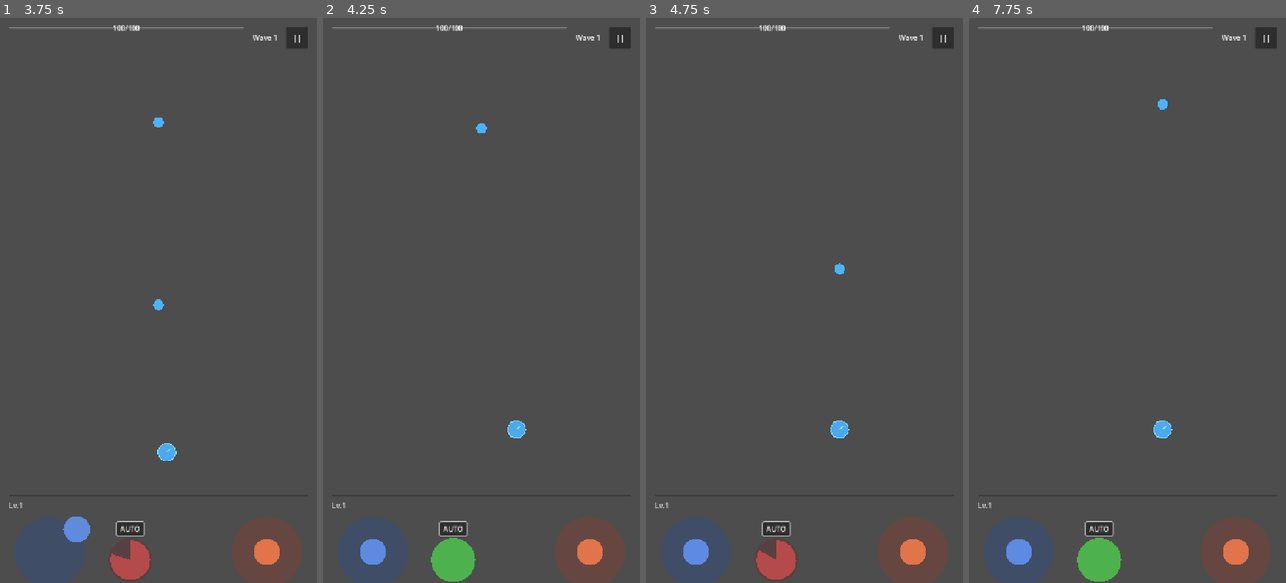
Above: before the commit, frames 1-4 (left to right).
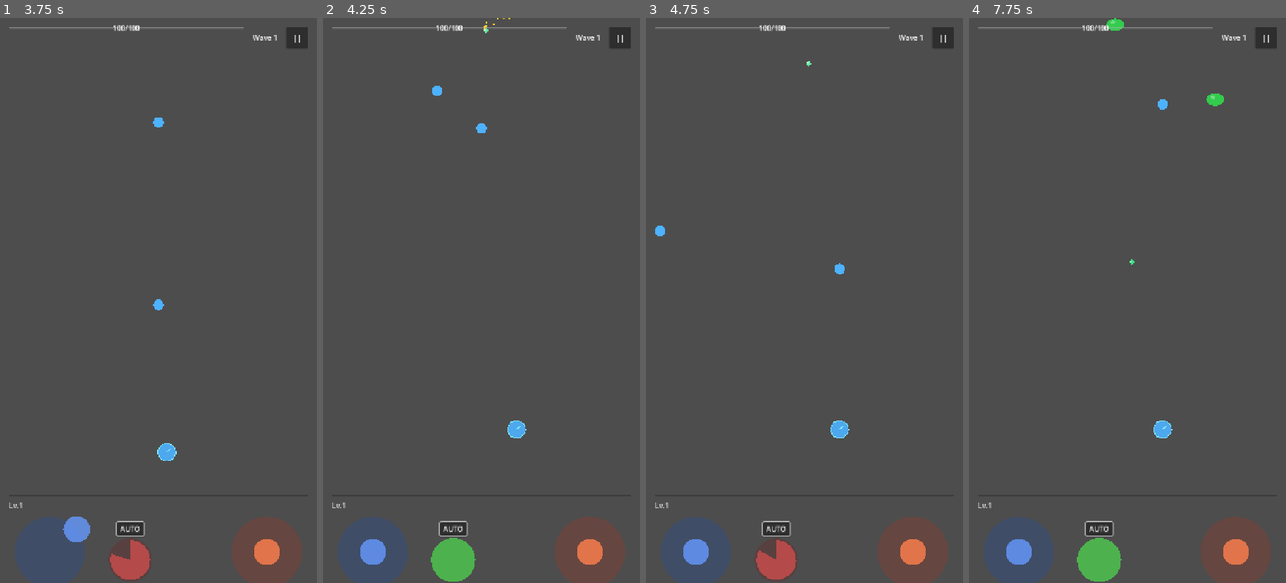
Above: after the commit, the same moments.

Repository: Randroids-Dojo/GoPit
Game: Godot game, scene res://scenes/game.tscn
The game is run twice, just before and just after one commit, with the same random seed, the same clock (stepped at 60 frames per second) and the same inputs.
Inputs (mouse positions are in pixels of both pictures, inside the frame that each line leads up to):
- Up to frame 1 (3.75 s): click "START" at 0.5 s; click "||" at 1.25 s; click "Resume" at 2 s; click "AUTO" at 2.75 s; tap Enter at 3.5 s; drag from (50, 554) to (158, 458) at 3.52 s
- Up to frame 2 (4.25 s): no input
- Up to frame 3 (4.75 s): drag from (775, 560) to (839, 430) at 4.27 s
- Up to frame 4 (7.75 s): move the mouse to (1235, 554) at 5.02 s; hold Right 5.03-5.75 s; tap Backspace at 5.1 s; click (1235, 554) at 5.17 s; drag from (1111, 413) to (1032, 215) at 5.77 s; move the mouse to (1222, 385) at 6.52 s; hold Left 6.53-7.25 s; tap Ctrl at 6.6 s; tap Space at 6.77, 7.07 s; drag from (1032, 215) to (1162, 430) at 7.27 s

Frame 1 is identical in both runs. In frame 2, less than 0.1% of the frame differs, in the area x 34-60%, y 0-14%; in frame 3, less than 0.1%; in frame 4, 0.2%, in the area x 43-81%, y 0-44%.
Error before the commit: Parse Error: Could not resolve class "EnemyBase". (res://scripts/entities/enemies/bat.gd:1)

Commit message:
Fix StatusEffect class loading - use _init instead of static factory

Diff:
--- a/scripts/effects/status_effect.gd
+++ b/scripts/effects/status_effect.gd
@@ -18,12 +18,9 @@
 var tick_timer: float = 0.0
 
 
-static func create(effect_type: Type):  # -> StatusEffect (can't use return type in static)
-	var script := load("res://scripts/effects/status_effect.gd")
-	var effect = script.new()
-	effect.type = effect_type
-	effect._configure()
-	return effect
+func _init(effect_type: Type = Type.BURN) -> void:
+	type = effect_type
+	_configure()
 
 
 func _configure() -> void:
--- a/scripts/entities/ball.gd
+++ b/scripts/entities/ball.gd
@@ -193,7 +193,7 @@
 		BallType.FIRE:
 			# Fire: Apply burn status effect
 			if enemy.has_method("apply_status_effect"):
-				var burn = StatusEffect.create(StatusEffect.Type.BURN)
+				var burn = StatusEffect.new(StatusEffect.Type.BURN)
 				enemy.apply_status_effect(burn)
 			else:
 				# Fallback visual tint for non-EnemyBase
@@ -204,7 +204,7 @@
 		BallType.ICE:
 			# Ice: Apply freeze status effect (slows enemy)
 			if enemy.has_method("apply_status_effect"):
-				var freeze = StatusEffect.create(StatusEffect.Type.FREEZE)
+				var freeze = StatusEffect.new(StatusEffect.Type.FREEZE)
 				enemy.apply_status_effect(freeze)
 			else:
 				# Fallback direct slow for non-EnemyBase
@@ -219,7 +219,7 @@
 		BallType.POISON:
 			# Poison: Apply poison status effect (DoT + spreads on death)
 			if enemy.has_method("apply_status_effect"):
-				var poison = StatusEffect.create(StatusEffect.Type.POISON)
+				var poison = StatusEffect.new(StatusEffect.Type.POISON)
 				enemy.apply_status_effect(poison)
 			else:
 				# Fallback visual tint
@@ -230,7 +230,7 @@
 		BallType.BLEED:
 			# Bleed: Apply bleed status effect (stacking DoT)
 			if enemy.has_method("apply_status_effect"):
-				var bleed = StatusEffect.create(StatusEffect.Type.BLEED)
+				var bleed = StatusEffect.new(StatusEffect.Type.BLEED)
 				enemy.apply_status_effect(bleed)
 			else:
 				# Fallback visual tint
--- a/scripts/entities/enemies/enemy_base.gd
+++ b/scripts/entities/enemies/enemy_base.gd
@@ -408,7 +408,7 @@
 		if enemy is EnemyBase:
 			var dist: float = global_position.distance_to(enemy.global_position)
 			if dist <= SPREAD_RADIUS:
-				var poison := StatusEffect.create(StatusEffect.Type.POISON)
+				var poison := StatusEffect.new(StatusEffect.Type.POISON)
 				enemy.apply_status_effect(poison)
 
 
